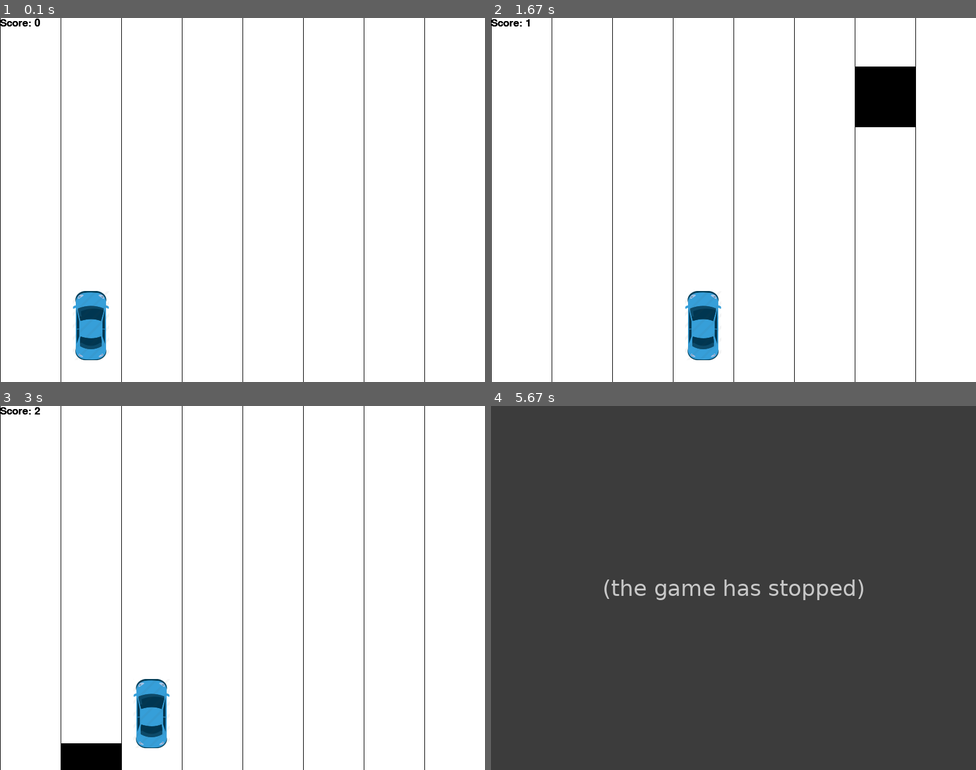
Above: before the commit, frames 1-4 (two rows, left to right).
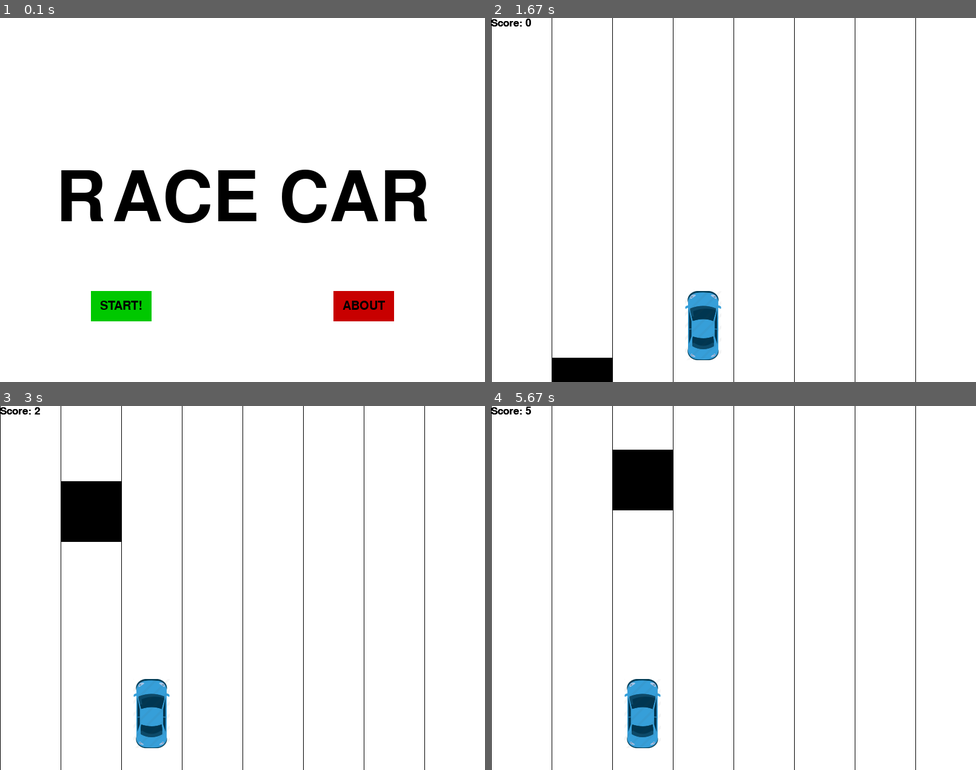
Above: after the commit, the same moments.

Repository: uarman29/Python
Game: pygame game, started from RaceCar/Race_Car.py
The game is run twice, just before and just after one commit, with the same random seed, the same clock (stepped at 60 frames per second) and the same inputs.
Inputs (mouse positions are in pixels of both pictures, inside the frame that each line leads up to):
- Up to frame 1 (0.1 s): no input
- Up to frame 2 (1.67 s): press the mouse at (612, 185) at 0.37 s; move the mouse to (694, 232) at 0.47 s; release the mouse at (782, 280) at 0.6 s; hold Right 0.67-1.13 s; move the mouse to (583, 145) at 0.7 s; hold Right 1.17-1.63 s
- Up to frame 3 (3 s): hold Left 1.67-2.2 s; hold Left 2.23-2.63 s; hold Right from 2.67 s (still down)
- Up to frame 4 (5.67 s): release Right at 3.3 s; hold Right 3.83-4.3 s; hold Right 4.33-4.8 s; hold Left 4.83-5.37 s; hold Left from 5.4 s (still down)

The runs differ from the first frame. In frame 1, 8.9% of the frame differs, in the area x 0-88%, y 0-100%; in frame 2, 2.9%; in frame 3, 3.0%; in frame 4, 100%, in the area x 0-100%, y 0-100%.
Before the commit the program exited at 5.55 s; later frames show no game.

Commit message:
Added Buttons

Diff:
--- a/RaceCar/Race_Car.py
+++ b/RaceCar/Race_Car.py
@@ -39,6 +39,48 @@
     style = pygame.font.SysFont(None,25)
     text = style.render("Score: "+str(score), True, BLACK)
     gameDisplay.blit(text,(0,0))
+
+def button(button_left,button_top,button_width,button_height,text,starting_color,active_color,action):
+    mouse_position = pygame.mouse.get_pos()
+    click = pygame.mouse.get_pressed()
+
+    smalltext = pygame.font.Font("freesansbold.ttf", 20)
+    text_surface = smalltext.render(text, True, BLACK)
+    text_rect = text_surface.get_rect()
+    text_rect.center = (button_left + button_width/2, button_top + button_height/2)
+
+    if button_left + button_width >= mouse_position[0] >= button_left and button_top + button_height >= mouse_position[1] >= button_height:
+        drawRect(button_left, button_top, button_width, button_height, active_color)
+
+        if click[0] == 1 and action != None:
+            action()
+    else:
+        drawRect(button_left, button_top, button_width, button_height, starting_color)
+
+    gameDisplay.blit(text_surface, text_rect)
+
+def gameIntro():
+    intro = True
+
+    while intro:
+        for event in pygame.event.get():
+            if event.type == pygame.QUIT:
+                intro = False
+                pygame.quit()
+                quit()
+
+        largeStyle = pygame.font.Font("freesansbold.ttf", 115)
+        text_surface = largeStyle.render("RACE CAR", True, BLACK)
+        text_rect = text_surface.get_rect()
+        text_rect.center = (display_width / 2, display_height / 2)
+        gameDisplay.fill(WHITE)
+        gameDisplay.blit(text_surface, text_rect)
+
+        button(150,450,100,50,"START!",(0,200,0),(0,255,0),gameLoop)
+        button(550, 450, 100, 50, "ABOUT", (200,0, 0), (255,0, 0),None)
+
+        pygame.display.update()
+        clock.tick(15)
 
 def gameLoop():
     crashed = False
@@ -106,4 +148,4 @@
     pygame.quit()
     quit()
 
-gameLoop()
+gameIntro()
